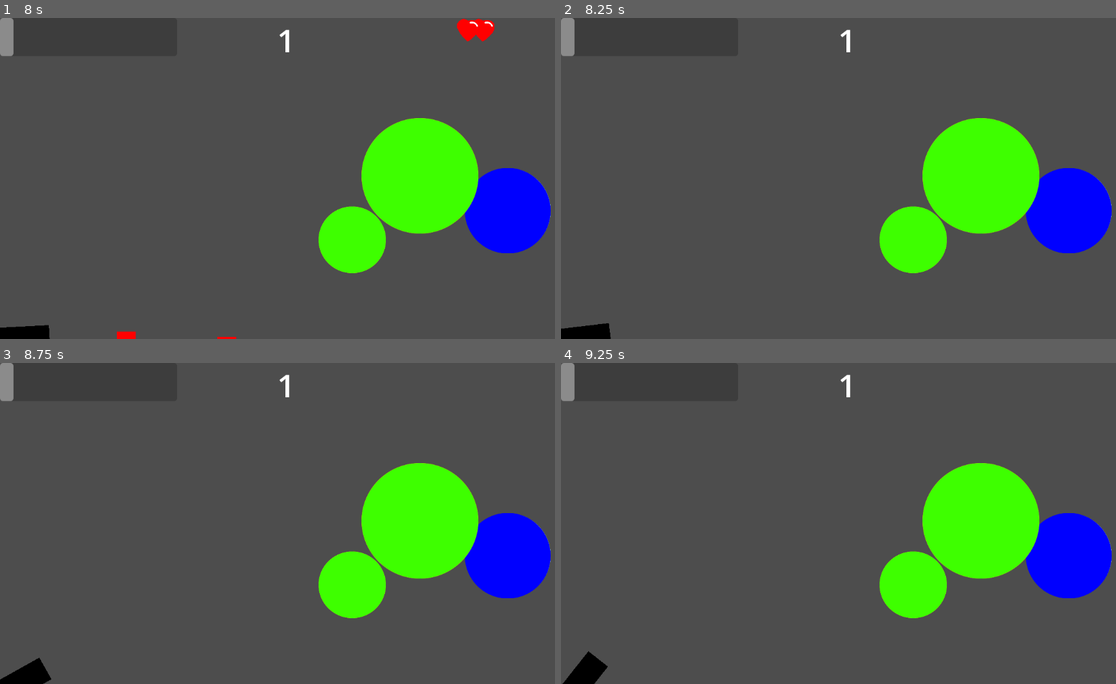
Above: before the commit, frames 1-4 (two rows, left to right).
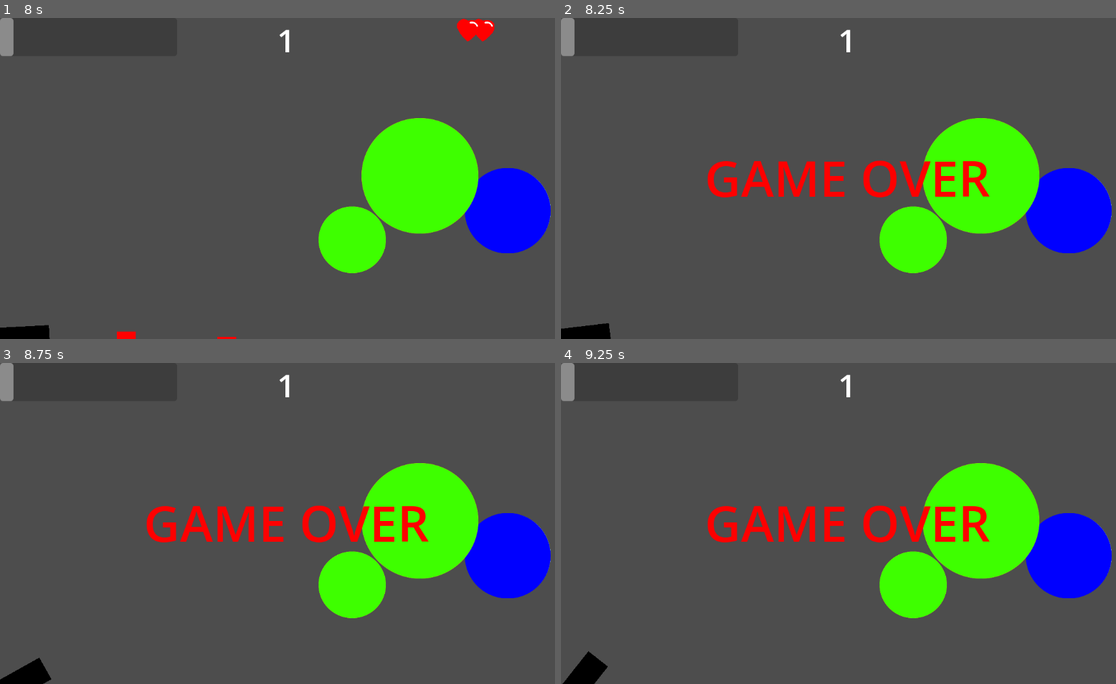
Above: after the commit, the same moments.

Repository: proJJ999/Ballon-Shooter
Game: Godot game, scene res://main.tscn
Same seed, same stepped clock (60 frames per second), same inputs: the game is played once before the commit and once after it.
Inputs:
- Up to frame 1 (8 s): hold Space (shoot) 0.53-1.28 s; tap Space (shoot) every 1.5 s from 1.35 to 7.35 s; hold Space (shoot) 2.03-2.78 s; hold Space (shoot) 3.53-4.28 s; tap Enter at 4.25 s; hold Space (shoot) 5.03-5.78 s; hold Space (shoot) 6.53-7.28 s
- Up to frame 2 (8.25 s): hold Space (shoot) from 8.03 s (still down)
- Up to frame 3 (8.75 s): keep holding Space (shoot)
- Up to frame 4 (9.25 s): release Space (shoot) at 8.78 s; tap Space (shoot) at 8.85 s

Frame 1 is identical in both runs. In frame 2, 2.4% of the frame differs, in the area x 26-78%, y 44-56%; in frame 3, 2.4%; in frame 4, 2.4%.

Commit message:
Added game over message

Diff:
--- a/hud.gd
+++ b/hud.gd
@@ -9,3 +9,6 @@
 
 func update_lifebar(count):
 	$Lifebar.set_lives(count)
+
+func show_game_over(value):
+	$GameOver.visible = value
--- a/hud.tscn
+++ b/hud.tscn
@@ -31,3 +31,19 @@
 offset_left = -240.0
 offset_right = 0.0
 grow_horizontal = 0
+
+[node name="GameOver" type="Label" parent="."]
+anchors_preset = 8
+anchor_left = 0.5
+anchor_top = 0.5
+anchor_right = 0.5
+anchor_bottom = 0.5
+offset_left = -287.0
+offset_top = -70.0
+offset_right = 287.0
+offset_bottom = 70.0
+grow_horizontal = 2
+grow_vertical = 2
+theme_override_colors/font_color = Color(1, 0, 0, 1)
+theme_override_font_sizes/font_size = 100
+text = "GAME OVER"
--- a/main.gd
+++ b/main.gd
@@ -24,7 +24,7 @@
 	MAX_BALLON_Y_POS = get_window().size.y - 100
 	spawn_ballons(3)
 	$Hud.update_lifebar(lives)
-
+	$Hud.show_game_over(false)
 
 func spawn_ballons(ballon_number):
 	for n in range(ballon_number):
@@ -75,6 +75,7 @@
 	lives -= 1
 	$Hud.update_lifebar(lives)
 	if lives == 0:
+		$Hud.show_game_over(true)
 		set_process(false)
 
 func hit():
